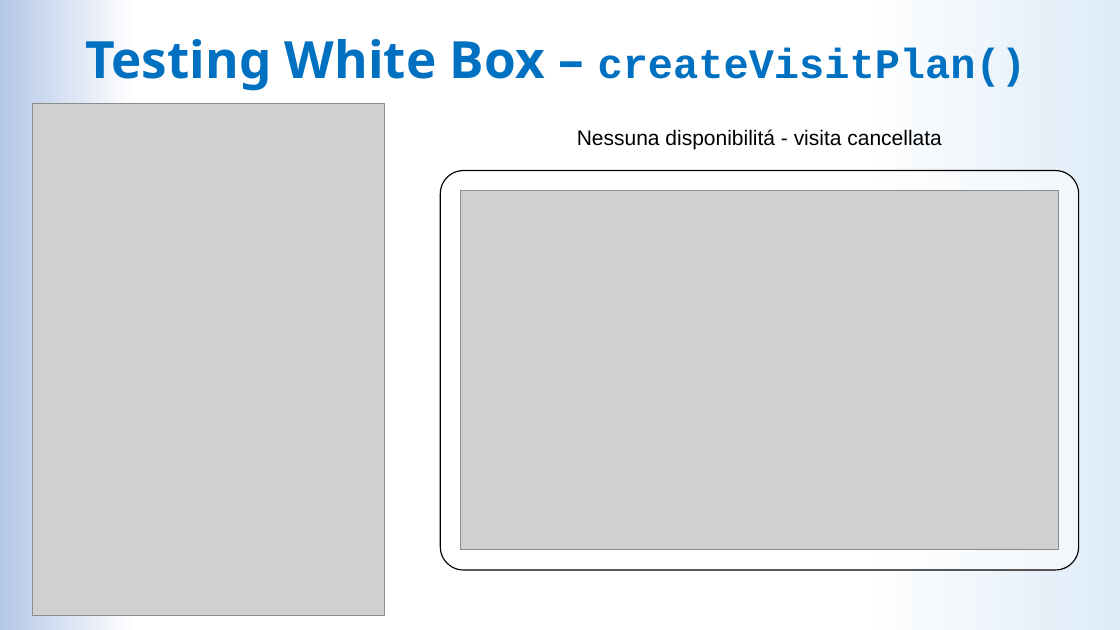
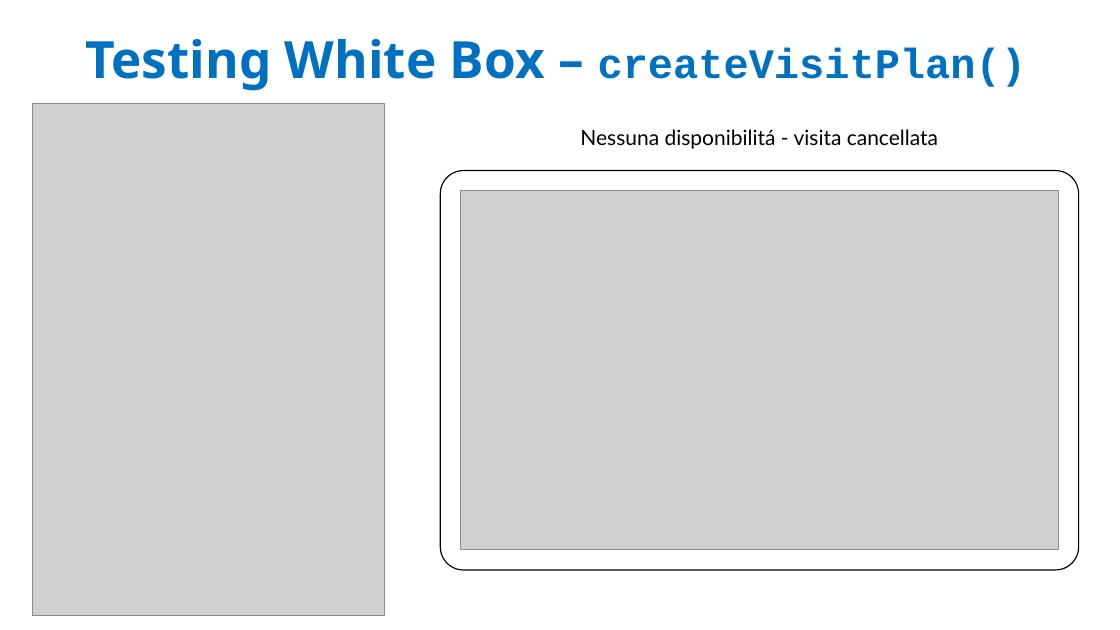
Before and after one commit to LDolzanelli/progettoIngegneria, a slide deck: slide 20 of doc/Presentazione/Presentazione_ingsw_parteB.pptx. Drawn at 1120x630 pixels with LibreOffice and Linux fonts; fonts in the diff are those of the drawing; grey boxes stand for pictures. Boxes give left, top, right and bottom in pixels: in the first picture for what was removed or moved away, otherwise in the second. Text is boxed around its words. In the diff, an @@ line names an element or a change of style, - is before the commit and + after.

```diff
--- a/doc/Presentazione/Presentazione_ingsw_parteB.pptx
+++ b/doc/Presentazione/Presentazione_ingsw_parteB.pptx
@@ background gradient #DEEBF7 to #FFFFFF to #B4C7E7 to #FFFFFF @@
@@ text "Nessuna disponibilitá - visita cancellata" at bbox=[580, 129, 938, 149]: font Arial to Lato @@
```
Also in this commit, not shown: 27 other slides changed, 1 other file.
